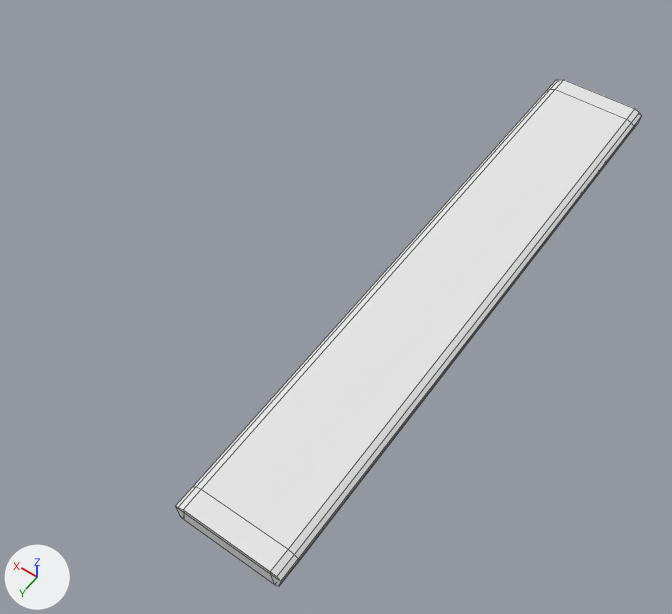
The Blender file INB Resources/Raw Assets/Blender/Lights.blend as it was, and as the next commit left it.
Rendered twice from a camera (50 mm lens) standing at (-2.24, 4.79, 6.57) and looking at (0.78, 0.56, -0.08). The axes (+X, +Y, +Z) are drawn at lower left. The lights are the same throughout. Mesh edges are drawn as thin lines.

Objects in the first picture: 'Long_Light'.
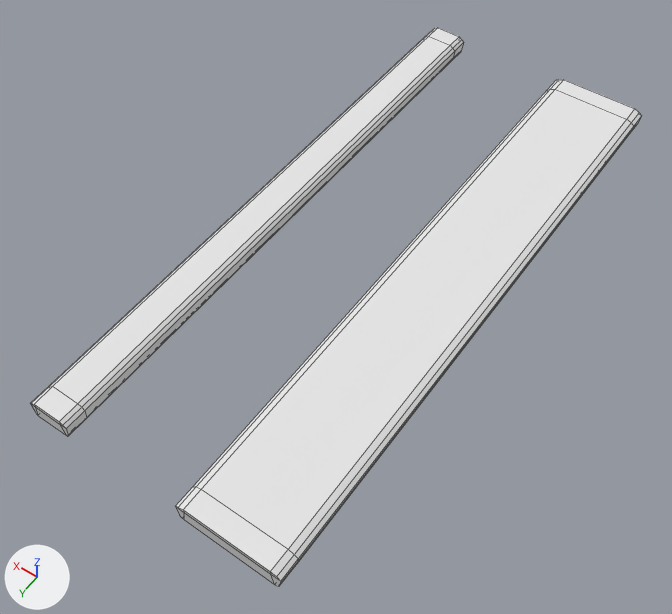
What differs and where, as boxes (x1, y1, x2, y2) in the pictures (672 x 614 px):
```json
{"object": "Long_Light.001", "change": "added", "after": [30, 28, 463, 437]}
```

Edits to the scene script, one JSON object a line:
```json
{"op": "add", "block": "me_cube_001", "code": ["me_cube_001 = bpy.data.meshes.new('Cube.001')", "me_cube_001.from_pydata(...)  # 80 vertices, 68 faces; spans x 0.01..0.4, y -2.99..3.0, z -0.09..0.11", "me_cube_001.materials.append(mat_material)  # white #e7e7e7"]}
{"op": "add", "block": "ob_long_light_001", "code": ["ob_long_light_001 = bpy.data.objects.new('Long_Light.001', me_cube_001)", "ob_long_light_001.location = (1.6, 0.0, 0.25)"]}
```
